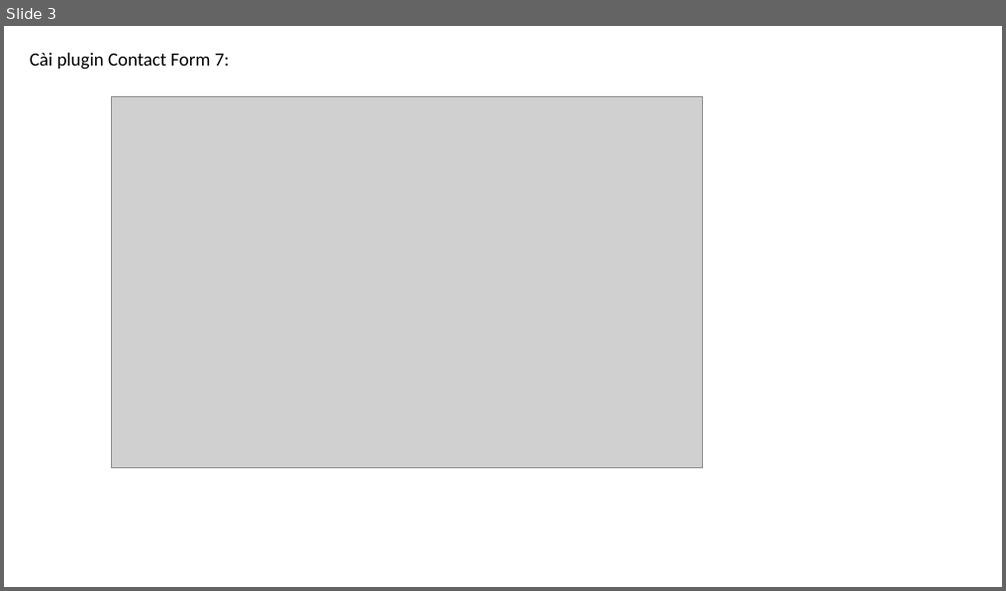
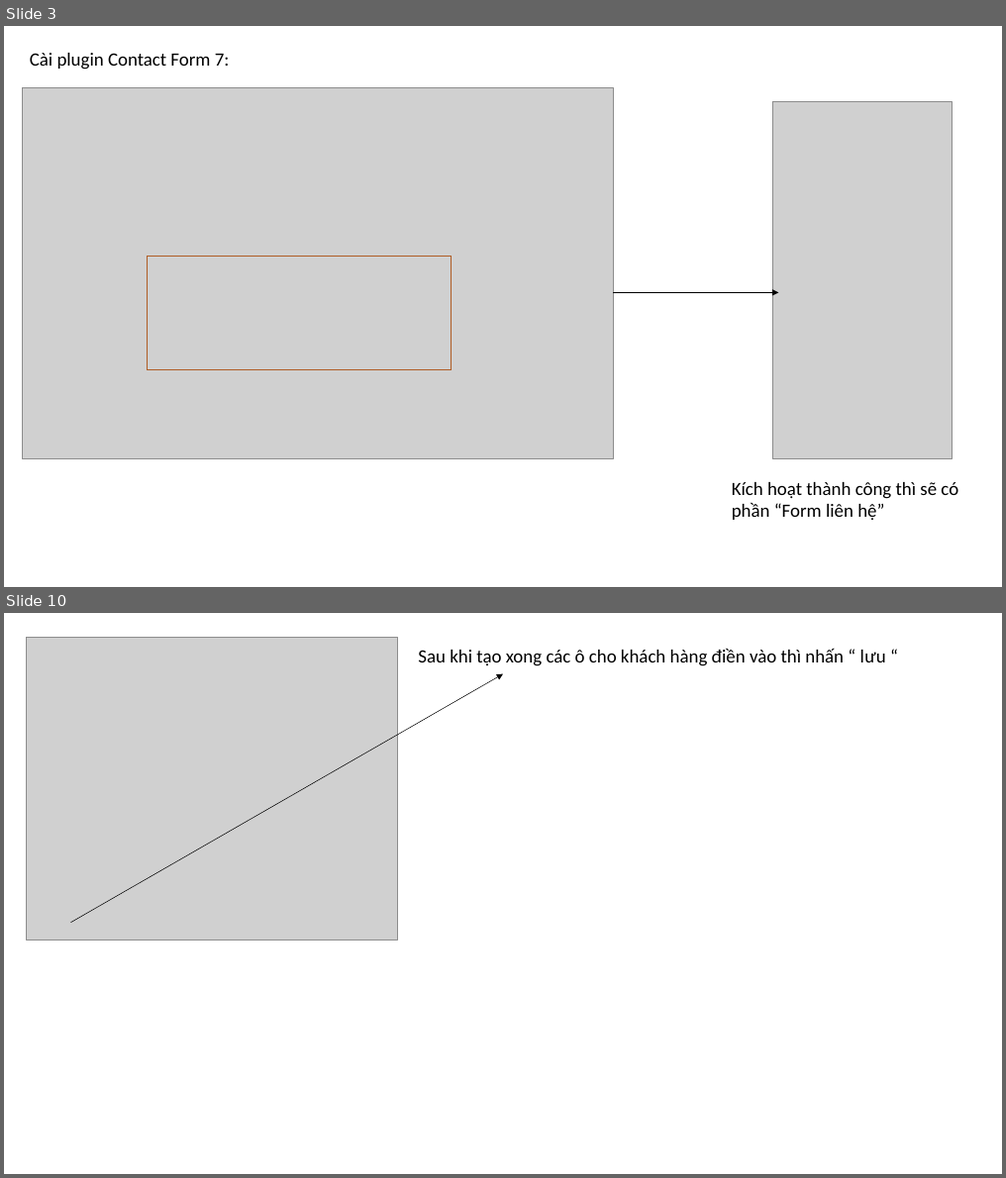
Before and after one commit to DangVanDoan05/WordPress, a slide deck: Tạo trang liên hệ trong WebSite.pptx. Shown one above the other, each under a label of ours: slide 3 before the commit, slides 3 and 10 after it; the slides between them are not shown. The pictures are 1006x591 and 1006x1178 pixels, drawn with LibreOffice and Linux fonts; fonts in the diff are those of the drawing; grey boxes stand for pictures. Boxes give left, top, right and bottom in pixels: in the first picture for what was removed or moved away, otherwise in the second. Text is boxed around its words. In the diff, an @@ line names an element or a change of style, - is before the commit and + after.

```diff
--- a/Tạo trang liên hệ trong WebSite.pptx
+++ b/Tạo trang liên hệ trong WebSite.pptx
@@ slide 10 added at (4, 613, 1002, 1174), background #FFFFFF @@
@@ picture added at (26, 637, 397, 940) @@
@@ text added at (418, 648, 886, 666), 18 pt, text #000000 @@
+Sau khi tạo xong các ô cho khách hàng điền vào thì nhấn “ lưu “
@@ arrow added from (70, 923) to (503, 674), #000000 0.5 pt @@
@@ slide 3 changed as well @@
@@ picture: place and size @@
-picture at (112, 97, 703, 469)
+picture at (22, 88, 614, 460)
@@ picture added at (772, 101, 951, 460) @@
@@ rectangle added at (147, 257, 450, 370), outline #AF5C24 1 pt @@
@@ arrow added from (614, 292) to (779, 292), #000000 0.5 pt @@
@@ text added at (732, 482, 958, 520), 18 pt, text #000000 @@
+Kích hoạt thành công thì sẽ có phần “Form liên hệ”
```
Also in this commit, not shown: 2 other slides changed, 24 other slides added, 7 slides removed.
